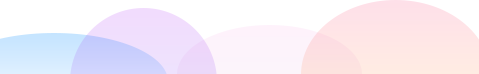
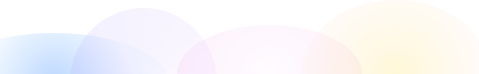
Revision of a layered 479 × 74 image; what changed, layer by layer:
pixels changed over [0, 0, 479, 74] (layer not identified)
